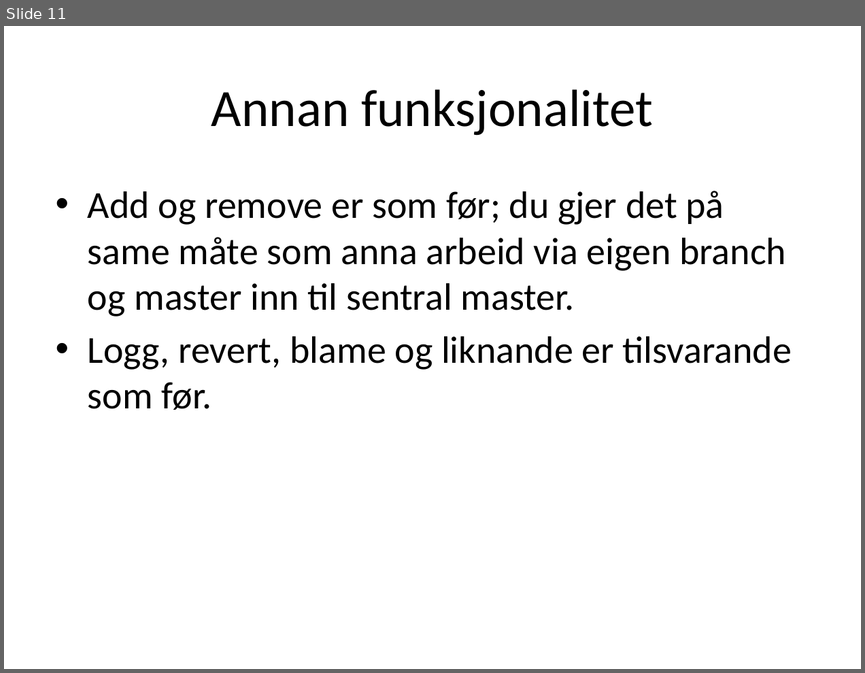
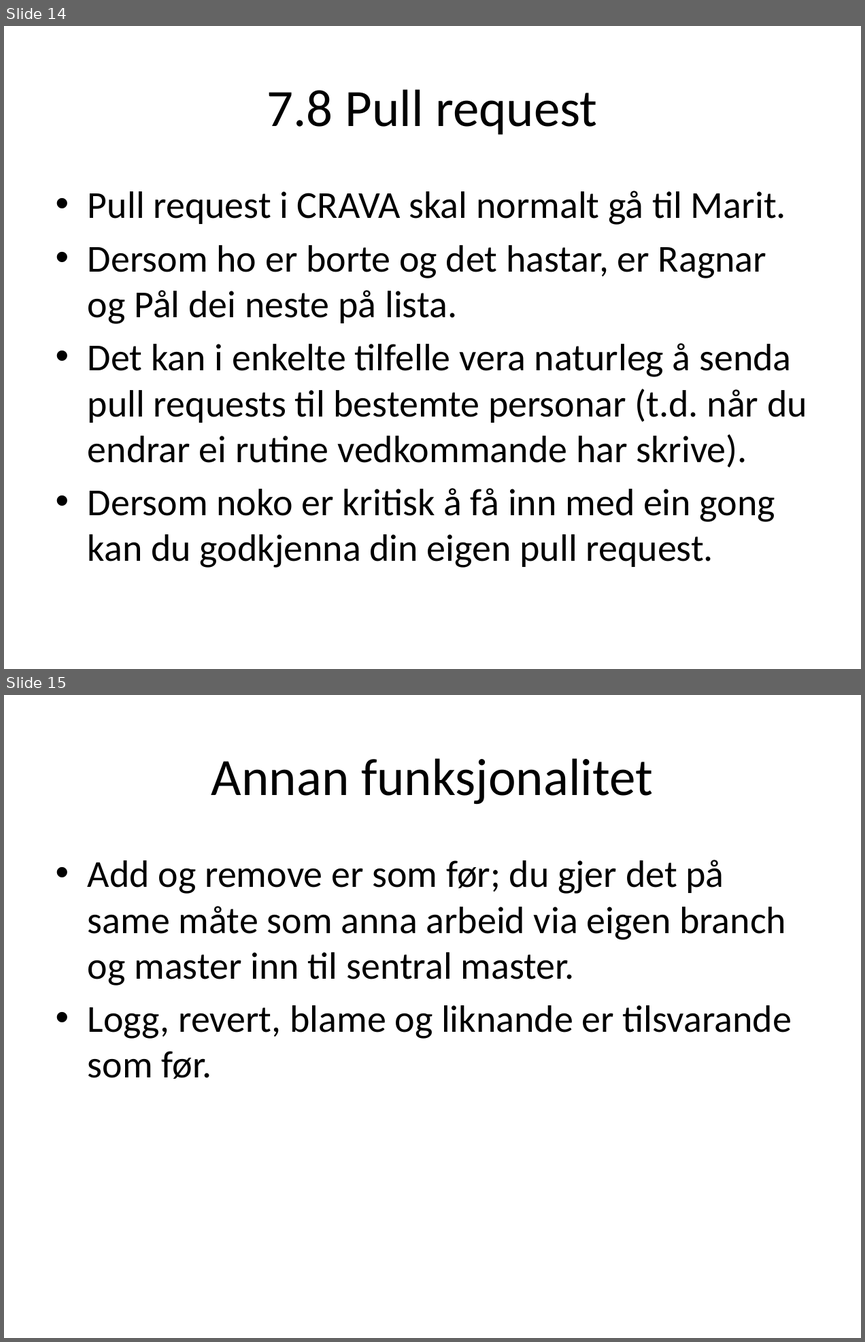
Before and after one commit to CRAVA/crava, a slide deck: doc/Gitforsmarties.pptx. Shown one above the other, each under a label of ours: slide 11 before the commit, slides 14 and 15 after it. The pictures are 865x673 and 865x1342 pixels, drawn with LibreOffice and Linux fonts; fonts in the diff are those of the drawing. Boxes give left, top, right and bottom in pixels: in the first picture for what was removed or moved away, otherwise in the second. Text is boxed around its words. In the diff, an @@ line names an element or a change of style, - is before the commit and + after.

```diff
--- a/doc/Gitforsmarties.pptx
+++ b/doc/Gitforsmarties.pptx
@@ slide 14 added at [4,26,861,669], background #FFFFFF @@
@@ title added at [267,89,597,135], 44 pt, text #000000 @@
+7.8 Pull request
@@ text added at [88,191,807,567], 32 pt, text #000000 @@
+• Pull request i CRAVA skal normalt gå til Marit.
+• Dersom ho er borte og det hastar, er Ragnar og Pål dei neste på lista.
+• Det kan i enkelte tilfelle vera naturleg å senda pull requests til bestemte personar (t.d. når du endrar ei rutine vedkommande har skrive).
+• Dersom noko er kritisk å få inn med ein gong kan du godkjenna din eigen pull request.
@@ what was slide 11 is now slide 15 @@
```
Also in this commit, not shown: 9 slides changed, 3 other slides added.
